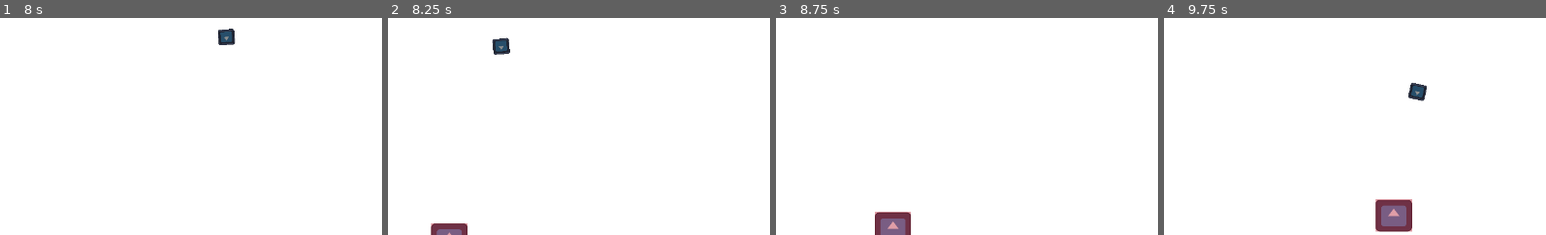
Above: before the commit, frames 1-4 (left to right).
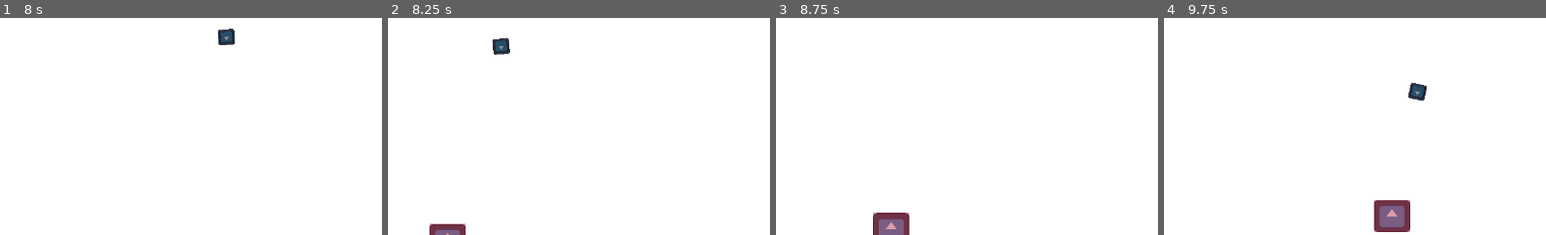
Above: after the commit, the same moments.

Repository: EisenhornE/top-down-shooter-demo
Game: Godot game, scene res://scenes/world.tscn
Two runs of this game, one before a commit and one after it. Both use one fixed random seed, a clock stepped at 60 frames per second and the inputs below. The engine's default icon, where the game draws it, is replaced by a stand-in: a white triangle on a blue panel in a dark square.
Inputs (mouse positions are % of the whole screen's width and height, from its top left):
- Up to frame 1 (8 s): tap Enter at 0.5 s; move the mouse to (73, 45) at 0.52 s; hold D (right) 0.53-1.28 s; click (73, 45) at 0.6 s; move the mouse to (30, 55) at 1.27 s; hold S (down) 1.28-2.03 s; click (30, 55) at 1.35 s; move the mouse to (61, 28) at 2.02 s; hold D (right) 2.03-2.78 s; click (61, 28) at 2.1 s; move the mouse to (46, 70) at 2.77 s; hold W (up) 2.78-3.53 s; click (46, 70) at 2.85 s; move the mouse to (81, 65) at 3.52 s; hold A (left) 3.53-5.03 s; click (81, 65) at 3.6 s; move the mouse to (20, 35) at 4.27 s; click (20, 35) at 4.35 s; move the mouse to (56, 50) at 5.02 s; hold S (down) 5.03-5.78 s; click (56, 50) at 5.1 s; move the mouse to (36, 25) at 5.77 s; hold D (right) 5.78-6.53 s; click (36, 25) at 5.85 s; move the mouse to (73, 45) at 6.52 s; hold W (up) 6.53-7.28 s; click (73, 45) at 6.6 s; move the mouse to (30, 55) at 7.27 s; hold D (right) from 7.28 s (still down); click (30, 55) at 7.35 s
- Up to frame 2 (8.25 s): move the mouse to (61, 28) at 8.02 s; release D (right) at 8.03 s; hold S (down) from 8.03 s (still down); click (61, 28) at 8.1 s
- Up to frame 3 (8.75 s): keep holding S (down)
- Up to frame 4 (9.75 s): move the mouse to (46, 70) at 8.77 s; release S (down) at 8.78 s; hold A (left) 8.78-9.53 s; click (46, 70) at 8.85 s; move the mouse to (81, 65) at 9.52 s; hold W (up) from 9.53 s (still down); click (81, 65) at 9.6 s
The pictures show only the part of the screen within x 5-55%, y 50-100%; the shares and areas given below are measured in that part.

Frame 1 is identical in both runs. In frame 2, 0.2% of the frame differs, in the area x 10-21%, y 94-100%; in frame 3, 0.3%; in frame 4, 0.5%, in the area x 54-65%, y 83-99%.
Error after the commit: Attempt to call function 'start' in base 'null instance' on a null instance. (res://scripts/gameManager.gd:14)

Commit message:
feat: world and player scene corrupted. FUCK

Diff:
--- a/scenes/bullet.tscn
+++ b/scenes/bullet.tscn
@@ -1,7 +1,8 @@
-[gd_scene load_steps=4 format=3 uid="uid://diaeb0vjxlmlh"]
+[gd_scene load_steps=5 format=3 uid="uid://diaeb0vjxlmlh"]
 
 [ext_resource type="Texture2D" uid="uid://4vbeeixh68pp" path="res://icon.svg" id="1_bcihx"]
 [ext_resource type="Script" path="res://scripts/bullet.gd" id="1_gy2uj"]
+[ext_resource type="PackedScene" uid="uid://bkmpk20w82py7" path="res://scenes/enemy.tscn" id="2_nv7u0"]
 
 [sub_resource type="RectangleShape2D" id="RectangleShape2D_e6om2"]
 size = Vector2(13.8889, 12.5)
@@ -9,6 +10,7 @@
 [node name="bullet" type="Area2D"]
 scale = Vector2(2.16, 2.16)
 script = ExtResource("1_gy2uj")
+enemy = ExtResource("2_nv7u0")
 
 [node name="sprite" type="Sprite2D" parent="."]
 position = Vector2(0, 0.117187)
--- a/scenes/enemy.tscn
+++ b/scenes/enemy.tscn
@@ -9,7 +9,7 @@
 [sub_resource type="RectangleShape2D" id="RectangleShape2D_badoi"]
 size = Vector2(64, 57)
 
-[node name="enemy" type="CharacterBody2D"]
+[node name="enemy" type="CharacterBody2D" groups=["enemy"]]
 script = ExtResource("1_wadwn")
 
 [node name="Sprite2D" type="Sprite2D" parent="."]
--- a/scripts/bullet.gd
+++ b/scripts/bullet.gd
@@ -5,6 +5,10 @@
 var travelled_distance := 0
 const range := 4000
 var direction := Vector2.ZERO
+@export var enemy : PackedScene
+
+func _ready():
+	pass
 
 func _physics_process(delta):
 	position += direction * speed * delta
@@ -13,4 +17,10 @@
 		queue_free()
 
 func _on_body_entered(body):
-	queue_free()
+	if body.is_in_group("enemy"):
+		deal_damage(body)
+		queue_free()
+
+func deal_damage(body):
+	if body.has_method("reduce_health"):
+		body.reduce_health(5)
--- a/scripts/enemy.gd
+++ b/scripts/enemy.gd
@@ -3,6 +3,7 @@
 var playerload = preload("res://scenes/player.tscn")
 var player: CharacterBody2D = null
 @export var move_speed := 200
+@export var enemy_health := 20
 
 func _physics_process(delta):
 	movement()
@@ -14,4 +15,9 @@
 		velocity = target_position * move_speed
 		move_and_slide()
 	else:
-		print("Player node not found")
+		pass
+
+func reduce_health(amount):
+	enemy_health -= amount
+	if enemy_health <= 0:
+		queue_free()
--- a/scripts/gameManager.gd
+++ b/scripts/gameManager.gd
@@ -2,9 +2,16 @@
 
 @export var enemy_scene : PackedScene
 @onready var player = $"../player"
+@onready var spawnTimer = $spawn_timer
+@onready var reduce_spawnTimer = $reduce_spawn_timer
 
 # PLEASE REMEMBER TO PUT COLOR RECT ABOVE EVERYTHING OR JUST DELETE IT AND USE
 # PROJECT SETTINGS -> ENVIRONMENT FOR WHITE BACKGROUND
+
+func _ready():
+	spawnTimer.wait_time = 4.0
+	spawnTimer.start()
+	reduce_spawnTimer.start()
 
 func _on_spawn_timer_timeout():
 	var enemy = enemy_scene.instantiate()
@@ -13,3 +20,9 @@
 	enemy.position = enemy_spawn_location.position
 	enemy.player = player
 	add_child(enemy)
+	spawnTimer.start()
+
+func _on_reduce_spawn_timer_timeout():
+	spawnTimer.wait_time -= 1.0
+	if spawnTimer.wait_time == 1.0:
+		reduce_spawnTimer.stop()
--- a/scripts/player.gd
+++ b/scripts/player.gd
@@ -2,10 +2,16 @@
 
 @export var speed = 400
 @onready var gun = $gun
+@export var player_health := 100
+@export var damage_interval := 1
+@onready var damage_Timer = $damageTimer
+
+var enemies_in_hitbox = []
 
 func _physics_process(delta):
 	movement()
 	aim()
+	print(player_health)
 
 func movement():
 	#Movement
@@ -27,7 +33,32 @@
 		velocity = Vector2.ZERO
 
 	move_and_slide()
+
 func aim():
 	#Aim and Shoot
 	var mouse_position = get_global_mouse_position()
 	look_at(mouse_position)
+
+
+func _on_hitbox_area_body_entered(body):
+	if body is CharacterBody2D and body.name == "enemy":
+		enemies_in_hitbox.append(body)
+		player_health -= 10
+		if player_health <= 0:
+			queue_free()
+		if damage_Timer.is_stopped():
+			damage_Timer.start()
+
+func _on_hitbox_area_body_exited(body):
+	if body is CharacterBody2D and body.name == "enemy":
+		enemies_in_hitbox.erase(body)
+		if enemies_in_hitbox.is_empty():
+			damage_Timer.stop()
+
+func _on_damage_timer_timeout():
+	for enemy in enemies_in_hitbox:
+		player_health -= 5
+		if player_health <= 0:
+			queue_free()
+			get_tree().quit()
+			break
